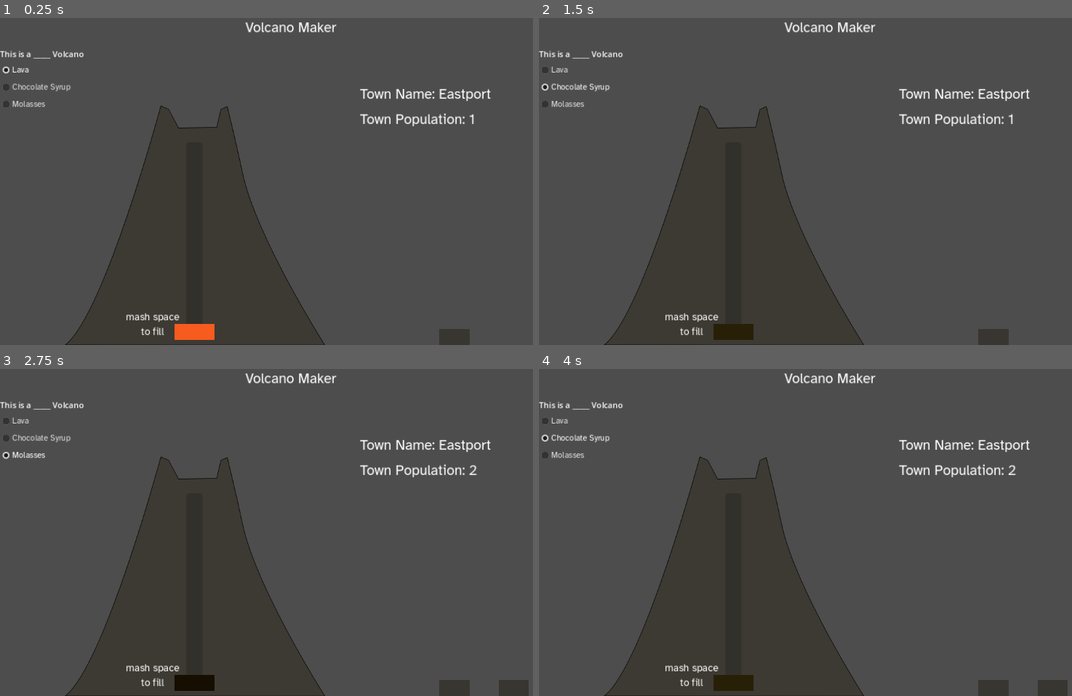
Above: before the commit, frames 1-4 (two rows, left to right).
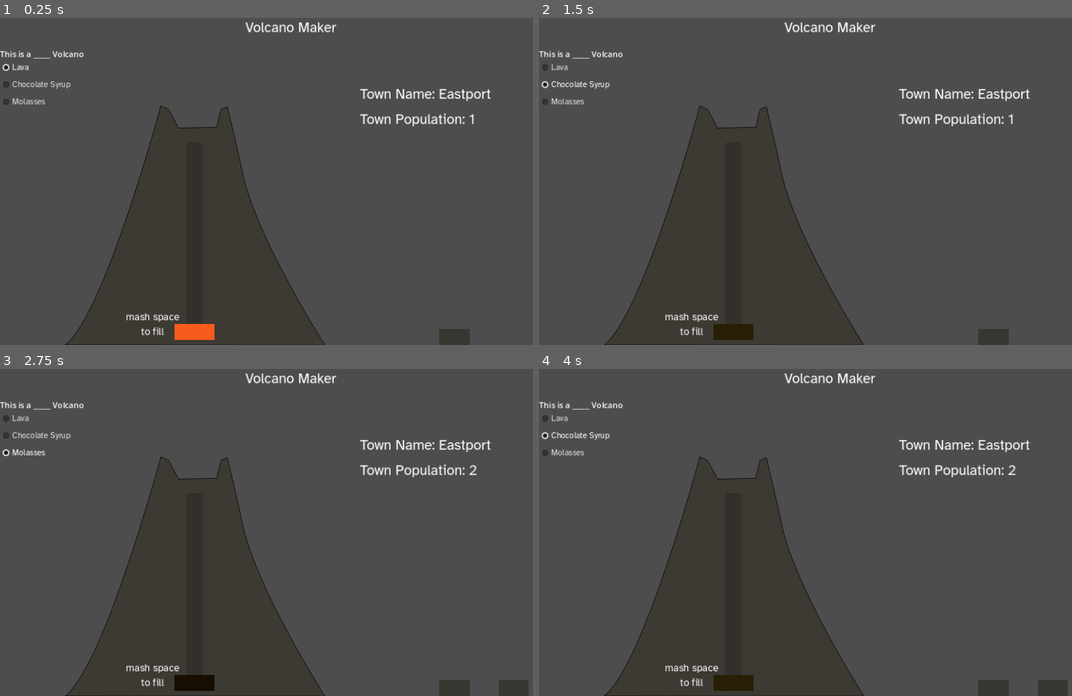
Above: after the commit, the same moments.

Repository: wycre/volcanomaker
Game: Godot game, scene res://Game.tscn
Two runs of this game, one before a commit and one after it. Both use one fixed random seed, a clock stepped at 60 frames per second and the inputs below.
Inputs:
- Up to frame 1 (0.25 s): no input
- Up to frame 2 (1.5 s): click "Lava" at 0.5 s; click "Chocolate Syrup" at 1.25 s
- Up to frame 3 (2.75 s): click "Molasses" at 2 s
- Up to frame 4 (4 s): click "Lava" at 2.75 s; click "Chocolate Syrup" at 3.5 s

The runs differ from the first frame. In frame 1, 0.4% of the frame differs, in the area x 0-14%, y 14-28%; in frame 2, 0.4%; in frame 3, 0.4%; in frame 4, 0.4%.

Commit message:
fix reset behavior

Diff:
--- a/Game.tscn
+++ b/Game.tscn
@@ -132,17 +132,25 @@
 offset_bottom = 468.0
 script = ExtResource("8_jewuj")
 
-[node name="VolcanoContentButtons" type="VBoxContainer" parent="."]
-layout_mode = 1
+[node name="VolcanoSettings" type="Control" parent="."]
+anchors_preset = 0
+offset_right = 40.0
+offset_bottom = 40.0
+
+[node name="EruptionOptionsLabel" type="Label" parent="VolcanoSettings"]
+layout_mode = 2
 offset_top = 60.0
-offset_right = 40.0
-offset_bottom = 112.0
-
-[node name="EruptionOptionsLabel" type="Label" parent="VolcanoContentButtons"]
-layout_mode = 2
+offset_right = 166.0
+offset_bottom = 83.0
 text = "This is a _____ Volcano"
 
-[node name="LavaCheckBox" type="CheckBox" parent="VolcanoContentButtons"]
+[node name="VolcanoContentButtons" type="VBoxContainer" parent="VolcanoSettings"]
+layout_mode = 1
+offset_top = 83.0
+offset_right = 143.0
+offset_bottom = 178.0
+
+[node name="LavaCheckBox" type="CheckBox" parent="VolcanoSettings/VolcanoContentButtons"]
 layout_mode = 2
 focus_mode = 0
 theme = ExtResource("4_ag2wq")
@@ -150,14 +158,14 @@
 button_group = ExtResource("5_ssoie")
 text = "Lava"
 
-[node name="ChocoCheckBox" type="CheckBox" parent="VolcanoContentButtons"]
+[node name="ChocoCheckBox" type="CheckBox" parent="VolcanoSettings/VolcanoContentButtons"]
 layout_mode = 2
 focus_mode = 0
 theme = ExtResource("4_ag2wq")
 button_group = ExtResource("5_ssoie")
 text = "Chocolate Syrup"
 
-[node name="Molasses" type="CheckBox" parent="VolcanoContentButtons"]
+[node name="Molasses" type="CheckBox" parent="VolcanoSettings/VolcanoContentButtons"]
 layout_mode = 2
 focus_mode = 0
 theme = ExtResource("4_ag2wq")
--- a/Scripts/main.gd
+++ b/Scripts/main.gd
@@ -8,7 +8,7 @@
 func _ready() -> void:
 	# Bind Fluid choice checkboxes
 	var i = 0
-	for object in $VolcanoContentButtons.get_children():
+	for object in $VolcanoSettings/VolcanoContentButtons.get_children():
 		if object is CheckBox:
 			object.toggled.connect(_on_radio_toggled.bind(i))
 			i += 1
@@ -31,7 +31,6 @@
 		$VolcanoGroup/FluidReservior.change_color(fluid_type)
 
 		$Newspaper.set_text(fluid_type, randi() % fluid_descriptions.size())
-		#get_node("NewspaperText")._change_text(name)  # TODO Newspaper Text Engine
 
 
 # Reset state to begining
@@ -43,16 +42,19 @@
 
 	$VolcanoGroup/FluidTube.erupted = false
 
-	for button in $VolcanoContentButtons.get_children():
+	var buttons = $VolcanoSettings/VolcanoContentButtons.get_children()
+	for button in buttons:
 		if button is CheckBox:
 			if button.button_pressed == true:
 				button.button_pressed = false
-	$VolcanoContentButtons/LavaCheckBox.button_pressed = true
+	buttons[0].button_pressed = true
+
 
 	# Reset Town
 	$TownArea.reset_pop()
 	$TownArea.timer_active = true
 	set_town_name()
+	buttons[0].emit_signal("toggled", true)
 
 
 func set_town_name():
